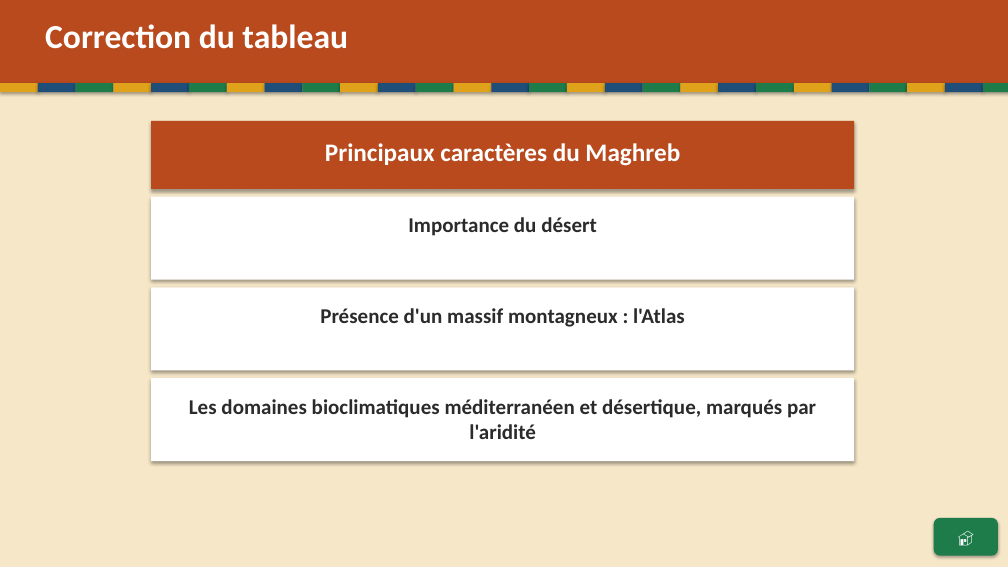
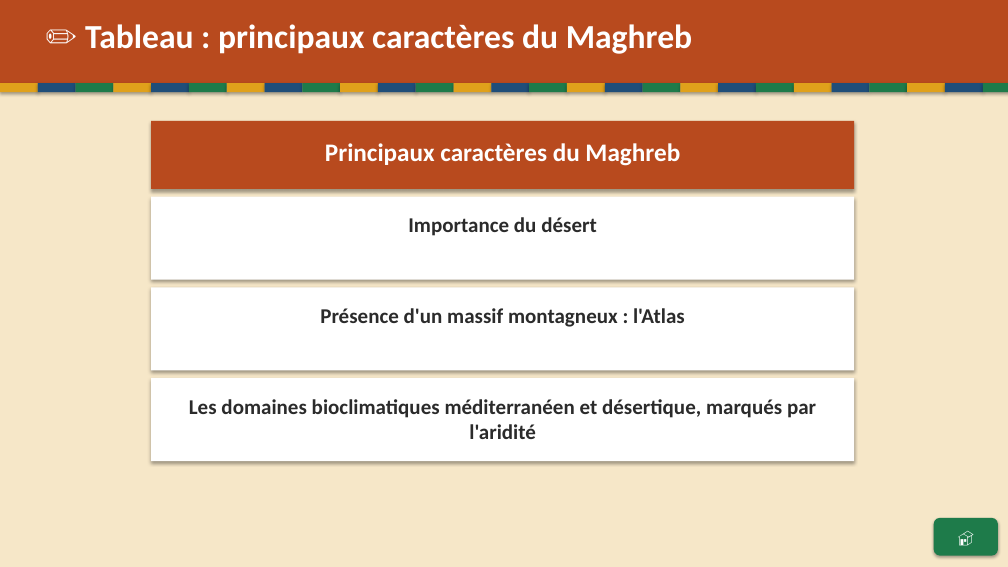
Before and after one commit to Paquereauman/Paquereauman, a slide deck: slide 27 of maghreb/maghreb-interactif.pptx (slide 51 before the commit). Drawn at 1008x567 pixels with LibreOffice and Linux fonts; fonts in the diff are those of the drawing. Boxes give left, top, right and bottom in pixels: in the first picture for what was removed or moved away, otherwise in the second. Text is boxed around its words. In the diff, an @@ line names an element or a change of style, - is before the commit and + after.

```diff
--- a/maghreb/maghreb-interactif.pptx
+++ b/maghreb/maghreb-interactif.pptx
@@ text at bbox=[85, 24, 692, 54]: text changed @@
-Correction du tableau
+✏️ Tableau : principaux caractères du Maghreb
```
Also in this commit, not shown: 17 other slides changed, 57 slides removed, 1 other file.
